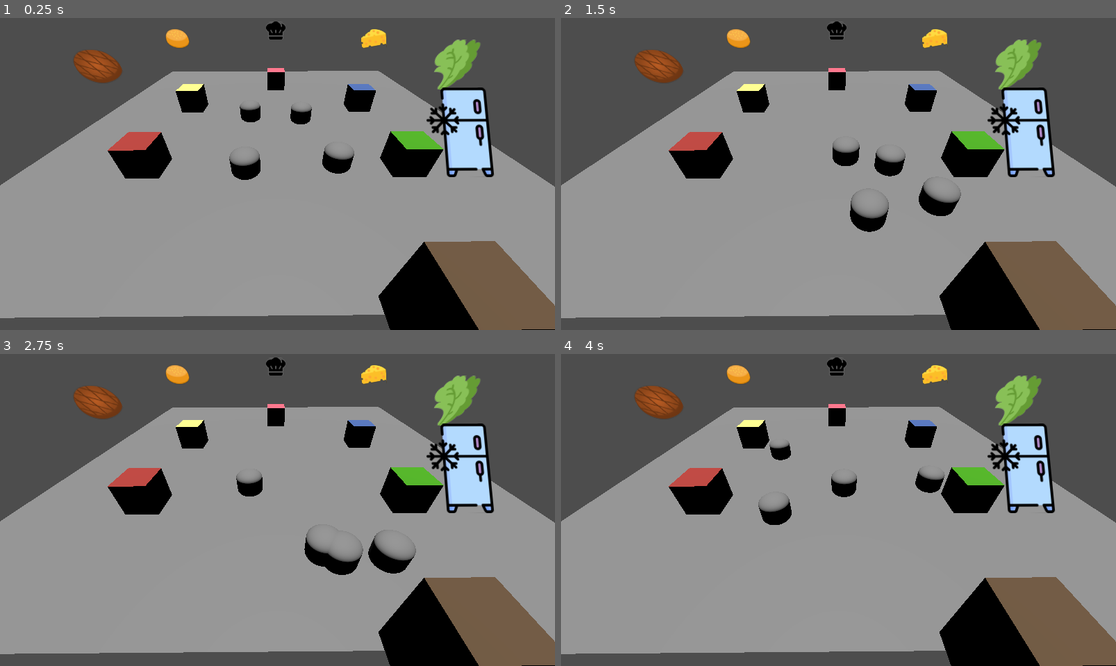
Above: before the commit, frames 1-4 (two rows, left to right).
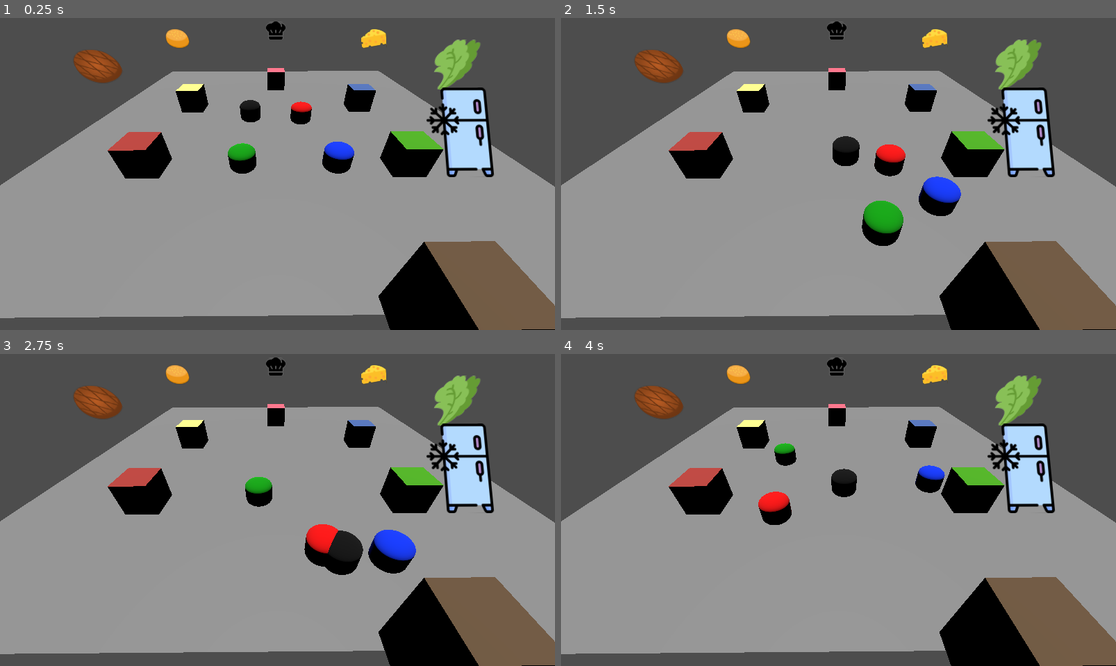
Above: after the commit, the same moments.

Repository: NathanBrx/Undercooked
Game: Godot game, scene res://node_3d.tscn
The game is run twice, just before and just after one commit, with the same random seed, the same clock (stepped at 60 frames per second) and the same inputs.
Inputs:
- Up to frame 1 (0.25 s): no input
- Up to frame 2 (1.5 s): no input
- Up to frame 3 (2.75 s): no input
- Up to frame 4 (4 s): no input

The runs differ from the first frame. In frame 1, 0.9% of the frame differs, in the area x 41-64%, y 26-52%; in frame 2, 1.9%; in frame 3, 1.9%, in the area x 42-75%, y 38-67%; in frame 4, 0.8%.

Commit message:
fix depot

Diff:
--- a/main/agent.gd
+++ b/main/agent.gd
@@ -29,7 +29,6 @@
 	pass
 
 func algo():
-	#print(held_item,' ',next_action)
 	if (next_action == 'gotoFridge'):
 		move_to('fridge_manager')
 	if (held_item == 'steak' or next_action == 'gotoSteak') :
@@ -40,7 +39,7 @@
 		move_to('station_salade_manager')
 	if (held_item == 'pain' or next_action == 'gotoPain'):
 		move_to('station_pain_manager')
-	if (held_item == 'pain toast' or held_item == 'salade essorée' or held_item == 'steak cuit' or held_item == 'fromage fondu'):
+	if (held_item == 'pain toast' or held_item == 'salade essorée' or held_item == 'steak cuit' or held_item == 'fromage fondu' or next_action == 'gotoDepot'):
 		move_to('station_depot')
 	if (next_action == null and held_item == null):
 		move_to('base')
--- a/main/game_manager.tscn
+++ b/main/game_manager.tscn
@@ -75,10 +75,32 @@
 [sub_resource type="StandardMaterial3D" id="StandardMaterial3D_dq8jp"]
 albedo_color = Color(0.43310028, 0.33938122, 0.24492246, 1)
 
-[sub_resource type="CapsuleMesh" id="CapsuleMesh_a0tk4"]
+[sub_resource type="StandardMaterial3D" id="StandardMaterial3D_anra8"]
+albedo_color = Color(0, 0.65882355, 0, 1)
+
+[sub_resource type="CapsuleMesh" id="CapsuleMesh_f0lch"]
+material = SubResource("StandardMaterial3D_anra8")
 
 [sub_resource type="ConvexPolygonShape3D" id="ConvexPolygonShape3D_r3fl7"]
 points = PackedVector3Array(-0.5, -0.5, 0, -0.49765074, -0.5, -0.049040705, -0.4924628, -0.5869225, 0, -0.49765074, -0. …(40879 unchanged characters)…
+
+[sub_resource type="StandardMaterial3D" id="StandardMaterial3D_f0lch"]
+albedo_color = Color(1, 0, 0, 1)
+
+[sub_resource type="CapsuleMesh" id="CapsuleMesh_lx373"]
+material = SubResource("StandardMaterial3D_f0lch")
+
+[sub_resource type="StandardMaterial3D" id="StandardMaterial3D_s6dek"]
+albedo_color = Color(0, 0, 0, 1)
+
+[sub_resource type="CapsuleMesh" id="CapsuleMesh_d246e"]
+material = SubResource("StandardMaterial3D_s6dek")
+
+[sub_resource type="StandardMaterial3D" id="StandardMaterial3D_es4nv"]
+albedo_color = Color(0, 0.21960784, 1, 1)
+
+[sub_resource type="CapsuleMesh" id="CapsuleMesh_7bexq"]
+material = SubResource("StandardMaterial3D_es4nv")
 
 [node name="GameManager" type="Node3D" node_paths=PackedStringArray("stations")]
 script = ExtResource("1_8jrwq")
@@ -209,12 +231,11 @@
 [node name="Characters" type="Node3D" parent="."]
 
 [node name="MatBody" type="CharacterBody3D" parent="Characters" groups=["Agents"]]
-transform = Transform3D(1.9838924, 0, -5.9604645e-08, 0, 1, 0, 0, 0, 1.9999998, -6.9157734, 0.6222768, -12.658311)
-script = ExtResource("15_lx373")
-metadata/_edit_group_ = true
+transform = Transform3D(1.984, 0, 0, 0, 1, 0, 0, 0, 2, -6.5464377, 0, -11.320877)
+script = ExtResource("15_lx373")
 
 [node name="MeshInstance3D" type="MeshInstance3D" parent="Characters/MatBody"]
-mesh = SubResource("CapsuleMesh_a0tk4")
+mesh = SubResource("CapsuleMesh_f0lch")
 
 [node name="Sprite3D" type="Sprite3D" parent="Characters/MatBody/MeshInstance3D"]
 transform = Transform3D(0.25, 0, 0, 0, 0.25, 0, 0, 0, 0.25, 0, 2.5, 0)
@@ -225,10 +246,9 @@
 [node name="NatBody" type="CharacterBody3D" parent="Characters" groups=["Agents"]]
 transform = Transform3D(1.9838924, 0, -5.9604645e-08, 0, 1, 0, 0, 0, 1.9999998, -12.235505, 0.6222768, -4.283847)
 script = ExtResource("15_lx373")
-metadata/_edit_group_ = true
 
 [node name="MeshInstance3D" type="MeshInstance3D" parent="Characters/NatBody"]
-mesh = SubResource("CapsuleMesh_a0tk4")
+mesh = SubResource("CapsuleMesh_lx373")
 
 [node name="Sprite3D" type="Sprite3D" parent="Characters/NatBody/MeshInstance3D"]
 transform = Transform3D(0.25, 0, 0, 0, 0.25, 0, 0, 0, 0.25, 0, 2.5, 0)
@@ -239,10 +259,9 @@
 [node name="IliBody" type="CharacterBody3D" parent="Characters" groups=["Agents"]]
 transform = Transform3D(1.9838924, 0, -5.9604645e-08, 0, 1, 0, 0, 0, 1.9999998, -6.796064, 0.6222768, -3.8934336)
 script = ExtResource("15_lx373")
-metadata/_edit_group_ = true
 
 [node name="MeshInstance3D" type="MeshInstance3D" parent="Characters/IliBody"]
-mesh = SubResource("CapsuleMesh_a0tk4")
+mesh = SubResource("CapsuleMesh_d246e")
 
 [node name="Sprite3D" type="Sprite3D" parent="Characters/IliBody/MeshInstance3D"]
 transform = Transform3D(0.25, 0, 0, 0, 0.25, 0, 0, 0, 0.25, 0, 2.5, 0)
@@ -253,10 +272,9 @@
 [node name="ArtBody" type="CharacterBody3D" parent="Characters" groups=["Agents"]]
 transform = Transform3D(1.9838924, 0, -5.9604645e-08, 0, 1, 0, 0, 0, 1.9999998, -14.314663, 0.6222768, -11.954265)
 script = ExtResource("15_lx373")
-metadata/_edit_group_ = true
 
 [node name="MeshInstance3D" type="MeshInstance3D" parent="Characters/ArtBody"]
-mesh = SubResource("CapsuleMesh_a0tk4")
+mesh = SubResource("CapsuleMesh_7bexq")
 
 [node name="Sprite3D" type="Sprite3D" parent="Characters/ArtBody/MeshInstance3D"]
 transform = Transform3D(0.25, 0, 0, 0, 0.25, 0, 0, 0, 0.25, 0, 2.5, 0)
--- a/main/station.gd
+++ b/main/station.gd
@@ -26,13 +26,14 @@
 	elif body.is_in_group("Agents") and ingredient_ready and body.held_item == null:
 		body.sprite.texture = load("res://ressources/burger/1.png")
 		body.held_item = cooked_ingredient
+		body.next_action = 'gotoDepot'
 		ingredient_ready = false
 # --- Logique de Préparation (Lancement du Timer Aléatoire) ---
 func preping() -> void:
 	preping_bool = true
 
 	# Définir une plage aléatoire, par exemple entre 2.0 et 5.0 secondes
-	var temps_attente_aleatoire: float = rng.randf_range(4.0, 15.0)
+	var temps_attente_aleatoire: float = rng.randf_range(4.0, 7.0)
 
 	print("Préparation démarrée. Temps d'attente : ", temps_attente_aleatoire, "s.")
 
@@ -44,7 +45,7 @@
 
 # --- Fonction Exécutée à la Fin du Timer ---
 func _on_preping_timer_timeout() -> void:
-	print("Ingrédient prêt !")
+	print("Pain prêt !")
 
 	# Mettre à jour les booléens d'état
 	ingredient_ready = true
--- a/main/station_frigo_manager.gd
+++ b/main/station_frigo_manager.gd
@@ -31,6 +31,7 @@
 	Nat = list_agent[1]
 	Ili = list_agent[2]
 	Art = list_agent[3]
+	print(Mat)
 	etatAgents[Mat] = Mat.held_item
 	actionAgents[Mat] = Mat.next_action
 	etatAgents[Nat] = Nat.held_item
@@ -61,14 +62,18 @@
 	if (ing == 'cooked_steak'):
 		return 'steak'
 
-func get_etat_agent(agent):
-	if (etatAgents[agent] != agent.held_item):
-		etatAgents[agent] = agent.held_item
-	if (actionAgents[agent] != agent.next_action) :
-		actionAgents[agent] = agent.next_action
-	print(agent, ' : ',etatAgents[agent])
-	return etatAgents[agent]
-
+func get_etat_agent():
+	for i in list_agent :
+		if (etatAgents[i] != i.held_item):
+			etatAgents[i] = i.held_item
+		if (actionAgents[i] != i.next_action) :
+			actionAgents[i] = i.next_action
+	var pr = ""
+	for i in actionAgents :
+		if (actionAgents[i] != null):
+			pr += ' ; '+str(i)+' : '+str(actionAgents[i])
+	if (pr != ""):
+		print(pr)
 func set_agent_endormi():
 	AgentEndormi = []
 	for k in etatAgents :
@@ -77,27 +82,32 @@
 
 func _process(delta: float) -> void:
 	set_agent_endormi()
+	get_etat_agent()
 	if (fromage_ready && (!AgentEndormi.is_empty())):
+		get_etat_agent()
 		var agent_actif = AgentEndormi.pick_random()
-		print('agent :',agent_actif)
+		print('agent fromage:',agent_actif)
 		fromage_ready = false
 		set_agent_endormi()
 		action_to.emit(agent_actif,'gotoFromage')
-	if (salade_ready && (!AgentEndormi.is_empty())):
+	elif (salade_ready && (!AgentEndormi.is_empty())):
+		get_etat_agent()
 		var agent_actif = AgentEndormi.pick_random()
-		print('agent :',agent_actif)
+		print('agent salade:',agent_actif)
 		salade_ready = false
 		set_agent_endormi()
 		action_to.emit(agent_actif,'gotoSalade')
-	if (steak_ready && (!AgentEndormi.is_empty())):
+	elif (steak_ready && (!AgentEndormi.is_empty())):
+		get_etat_agent()
 		var agent_actif = AgentEndormi.pick_random()
-		print('agent :',agent_actif)
+		print('agent steak:',agent_actif)
 		steak_ready = false
 		set_agent_endormi()
 		action_to.emit(agent_actif,'gotoSteak')
-	if (pain_ready && (!AgentEndormi.is_empty())):
+	elif (pain_ready && (!AgentEndormi.is_empty())):
+		get_etat_agent()
 		var agent_actif = AgentEndormi.pick_random()
-		print('agent :',agent_actif)
+		print('agent pain:',agent_actif)
 		pain_ready = false
 		set_agent_endormi()
 		action_to.emit(agent_actif,'gotoPain')
@@ -124,10 +134,6 @@
 	 # Replace with function body.
 
 
-func _on_station_cooking_steak_ready() -> void:
-	steak_ready = true
-
-
 func _on_station_salade_manager_salade_ready() -> void:
 	salade_ready = true
 
@@ -148,4 +154,4 @@
 
 
 func _on_station_steak_manager_steak_ready() -> void:
-	pass # Replace with function body.
+	steak_ready = true
--- a/main/station_fromage_manager.gd
+++ b/main/station_fromage_manager.gd
@@ -27,6 +27,7 @@
 	elif body.is_in_group("Agents") and ingredient_ready and body.held_item == null:
 		body.sprite.texture = load("res://ressources/burger/4.png")
 		body.held_item = cooked_ingredient
+		body.next_action = 'gotoDepot'
 		ingredient_ready = false
 		var manager = get_tree().get_nodes_in_group("manager")
 		manager[0].fromage_ready = false
@@ -36,7 +37,7 @@
 	preping_bool = true
 
 	# Définir une plage aléatoire, par exemple entre 2.0 et 5.0 secondes
-	var temps_attente_aleatoire: float = rng.randf_range(4.0, 15.0)
+	var temps_attente_aleatoire: float = rng.randf_range(4.0, 7.0)
 
 	print("Préparation démarrée. Temps d'attente : ", temps_attente_aleatoire, "s.")
 
@@ -54,6 +55,5 @@
 	ingredient_ready = true
 	preping_bool = false
 	fromage_ready.emit()
-	print('fromage emit')
 
 	# Mettez ici le code pour changer le sprite, notifier l'agent, etc.
--- a/main/station_salade_manager.gd
+++ b/main/station_salade_manager.gd
@@ -26,6 +26,7 @@
 	elif body.is_in_group("Agents") and ingredient_ready and body.held_item == null:
 		body.sprite.texture = load("res://ressources/burger/3.png")
 		body.held_item = cooked_ingredient
+		body.next_action = 'gotoDepot'
 		ingredient_ready = false
 
 # --- Logique de Préparation (Lancement du Timer Aléatoire) ---
@@ -33,7 +34,7 @@
 	preping_bool = true
 
 	# Définir une plage aléatoire, par exemple entre 2.0 et 5.0 secondes
-	var temps_attente_aleatoire: float = rng.randf_range(4.0, 15.0)
+	var temps_attente_aleatoire: float = rng.randf_range(4.0, 7.0)
 
 	print("Préparation démarrée. Temps d'attente : ", temps_attente_aleatoire, "s.")
 
@@ -45,7 +46,7 @@
 
 # --- Fonction Exécutée à la Fin du Timer ---
 func _on_preping_timer_timeout() -> void:
-	print("Ingrédient prêt !")
+	print("Salade prête !")
 
 	# Mettre à jour les booléens d'état
 	ingredient_ready = true
--- a/main/station_steak_manager.gd
+++ b/main/station_steak_manager.gd
@@ -26,13 +26,14 @@
 	elif body.is_in_group("Agents") and ingredient_ready and body.held_item == null:
 		body.sprite.texture = load("res://ressources/burger/2.png")
 		body.held_item = cooked_ingredient
+		body.next_action = 'gotoDepot'
 		ingredient_ready = false
 # --- Logique de Préparation (Lancement du Timer Aléatoire) ---
 func preping() -> void:
 	preping_bool = true
 
 	# Définir une plage aléatoire, par exemple entre 2.0 et 5.0 secondes
-	var temps_attente_aleatoire: float = rng.randf_range(4.0, 15.0)
+	var temps_attente_aleatoire: float = rng.randf_range(4.0, 7.0)
 
 	print("Préparation démarrée. Temps d'attente : ", temps_attente_aleatoire, "s.")
 
@@ -44,7 +45,7 @@
 
 # --- Fonction Exécutée à la Fin du Timer ---
 func _on_preping_timer_timeout() -> void:
-	print("Ingrédient prêt !")
+	print("Steak prêt !")
 
 	# Mettre à jour les booléens d'état
 	ingredient_ready = true
Not shown: 1 places in main/game_manager.tscn that only renumber resources
